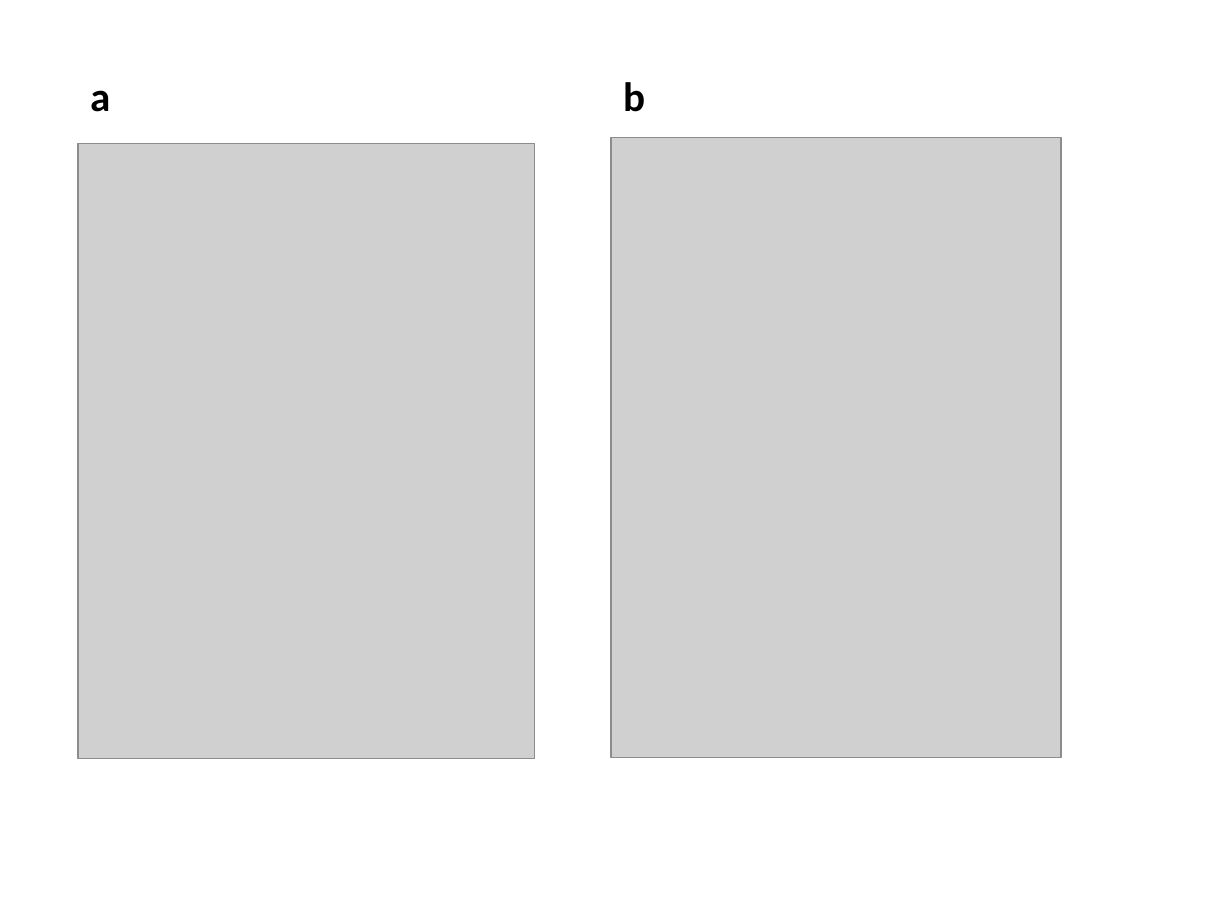
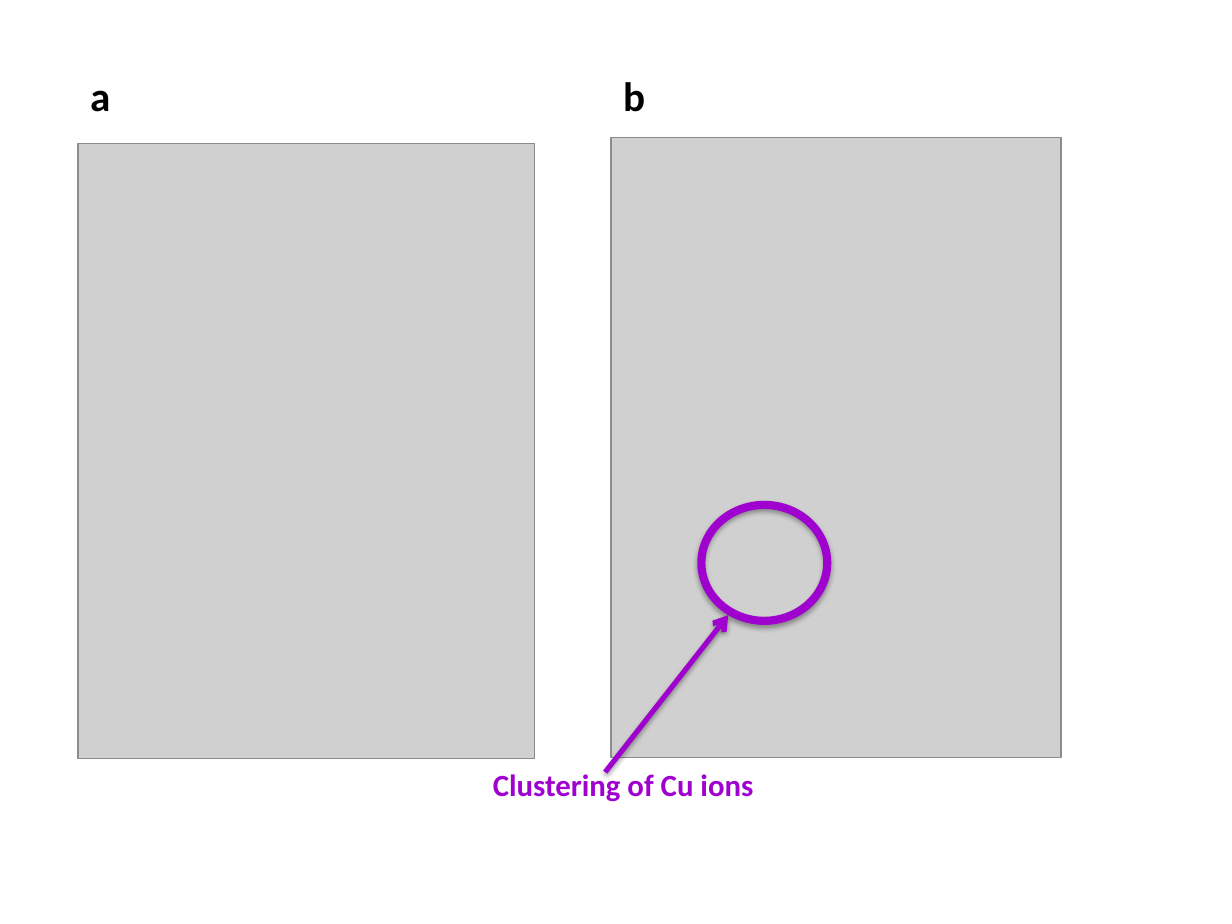
Before and after one commit to skw32/transfer_report, a slide deck: slide 24 of figures.pptx. Drawn at 1232x924 pixels with LibreOffice and Linux fonts; fonts in the diff are those of the drawing; grey boxes stand for pictures. Boxes give left, top, right and bottom in pixels: in the first picture for what was removed or moved away, otherwise in the second. Text is boxed around its words. In the diff, an @@ line names an element or a change of style, - is before the commit and + after.

```diff
--- a/figures.pptx
+++ b/figures.pptx
@@ ellipse added at <box>701,505,827,621</box>, outline #9F02CE 4.75 pt @@
@@ arrow added from (605, 772) to (728, 615), #9F02CE 3 pt @@
@@ text added at <box>493,770,753,802</box>, 18 pt, text #9F02CE, bold @@
+Clustering of Cu ions
```
Also in this commit, not shown: 18 other files.
